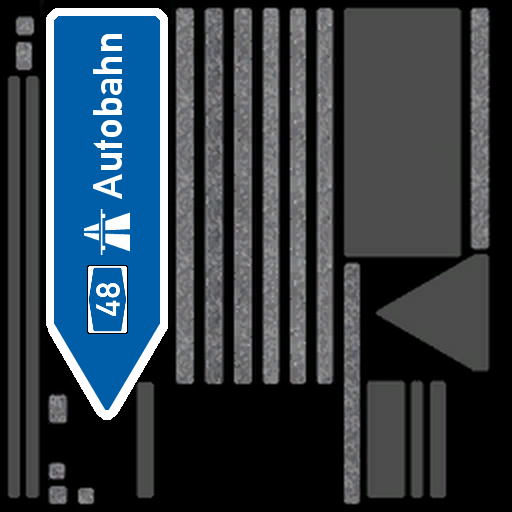
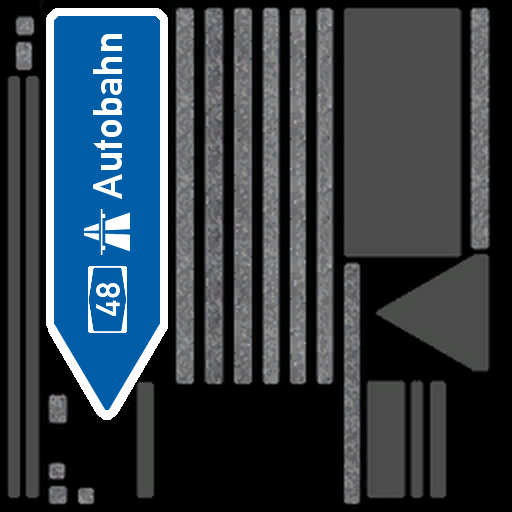
Before/after of a 512px x 512px layered artwork. What changed in the layer stack:
painted on "Background" over [left=87, top=265, right=128, bottom=334]
